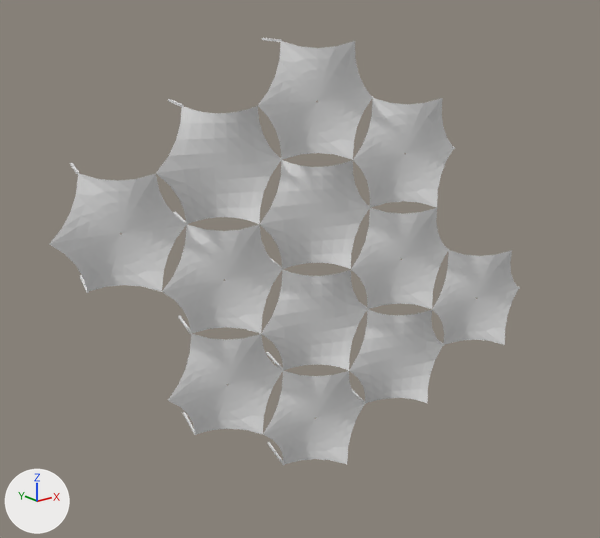
A saved change to the OBJ model resources/models/Normalized/BuildingNonResidential/m478.obj.
The view is the same before and after, from a 50 mm camera at (-1.001, -1.204, 0.488) aimed at (-0.027, 0.014, 0.001). Arrows for +X, +Y and +Z are at lower left; the lights stay in place. Where no turn or scale is listed for an object, it has been applied to the vertices.

Script lines for the objects in view, before the commit:
```python
me_m478 = bpy.data.meshes.new('m478')
me_m478.from_pydata(...)  # 5473 vertices, 10121 faces; spans x -0.485..0.515, y -0.161..0.246, z -0.436..0.435
ob_m478 = bpy.data.objects.new('m478', me_m478)
ob_m478.location = (0.0, 0.0, 0.0)
```
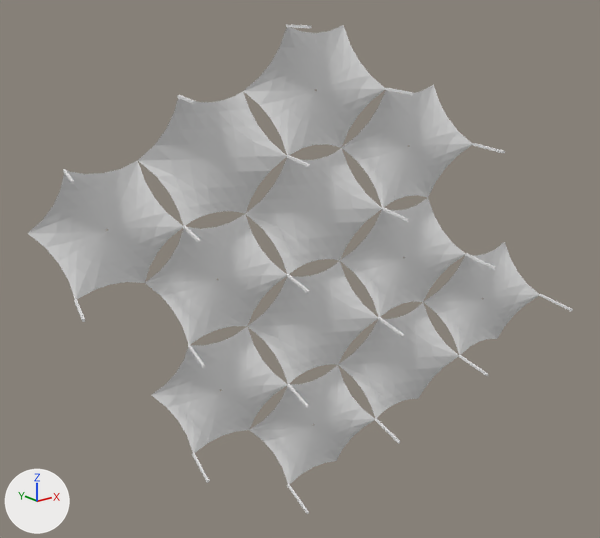
Where the change shows, as pixel boxes [x1, y1, x2, y2] in the pictures (600 x 538 px):
'm478', reshaped (16% wider, 14% taller)
    before: [49, 38, 520, 465]
    after: [28, 25, 573, 514]
part 1 of me_m478, rebuilt (16% wider, 14% taller)
    before: [49, 38, 520, 465]
    after: [28, 25, 573, 514]
part 2 of me_m478, added
    after: [459, 355, 488, 376]
part 3 of me_m478, added
    after: [287, 384, 309, 408]
part 4 of me_m478, deleted
    before: [266, 352, 284, 372]

What changed in the scene script:
```text
Change me_m478:
    used by ob_m478; location = (0.0, 0.0, 0.0)
    remove me_m478.from_pydata(...)  # 5473 vertices, 10121 faces; spans x -0.485..0.515, y -0.161..0.246, z -0.436..0.435
    add me_m478.from_pydata(...)  # 4990 vertices, 9190 faces; spans x -0.496..0.504, y -0.278..0.186, z -0.462..0.461
    me_m478 part 1: the loose piece of 5429 vertices spanning x -0.485..0.515, y -0.161..0.246, z -0.436..0.435 is rebuilt with 4950 vertices and now spans x -0.496..0.504, y -0.278..0.186, z -0.462..0.461
    me_m478 part 2: a new loose piece of 25 vertices spanning x 0.278..0.313, y -0.219..-0.116, z -0.233..-0.228
    me_m478 part 3: a new loose piece of 15 vertices spanning x -0.102..-0.067, y -0.102..0.0, z -0.232..-0.228
    me_m478 part 4: the loose piece of 19 vertices spanning x -0.055..-0.021, y 0.036..0.133, z -0.219..-0.215 is deleted
```
